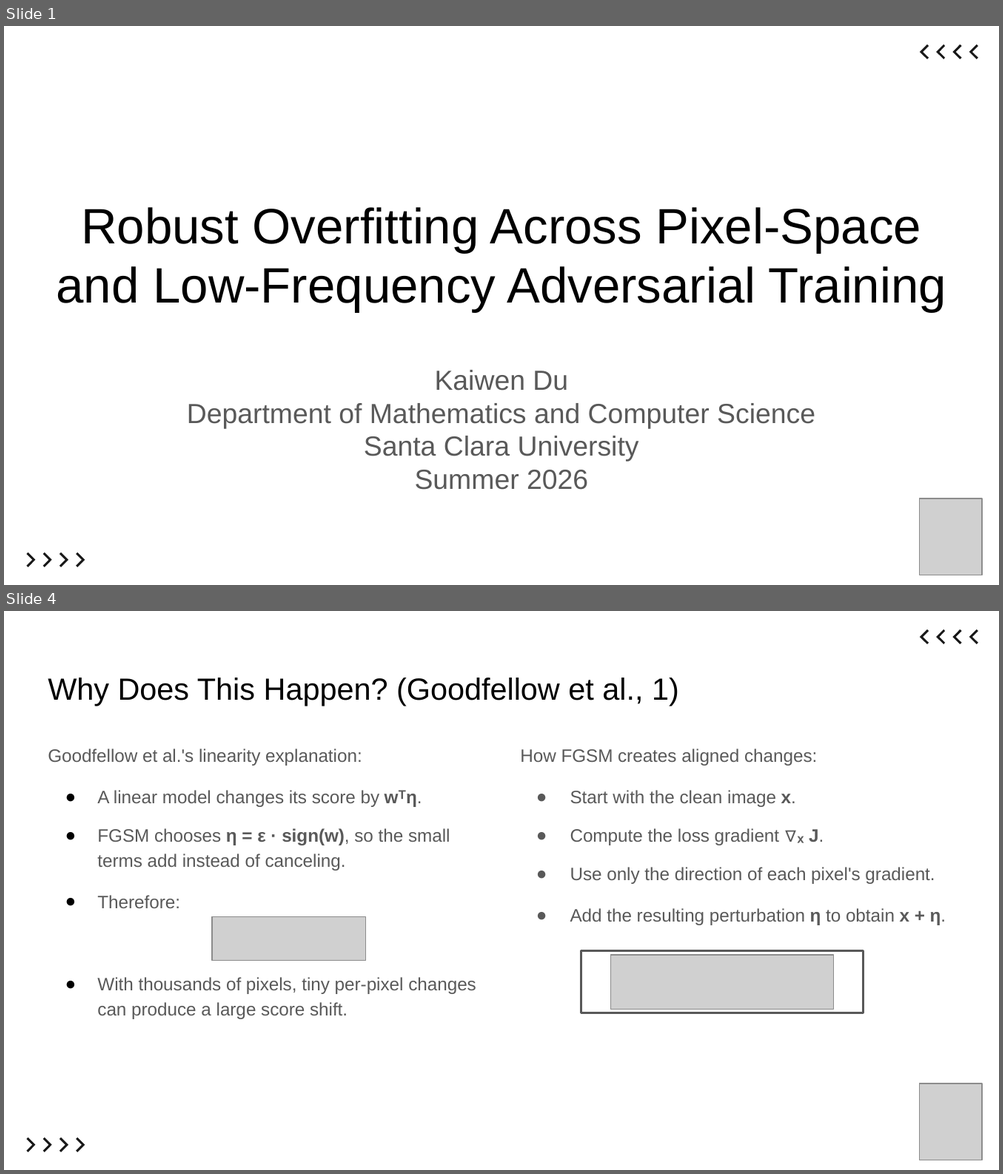
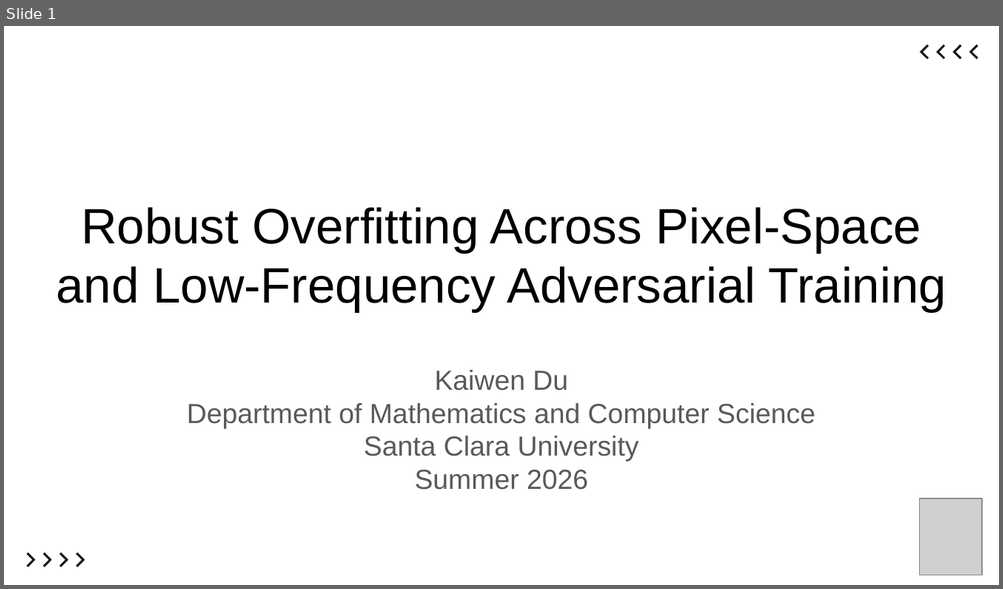
Before and after one commit to ItsKaiwenDu/Robust-Overfitting, a slide deck: report/slides.pptx. Shown one above the other, each under a label of ours: slides 1 and 4 before the commit, slide 1 after it; the slides between them are not shown. The pictures are 1003x1174 and 1003x589 pixels, drawn with LibreOffice and Linux fonts; fonts in the diff are those of the drawing; grey boxes stand for pictures. Boxes give left, top, right and bottom in pixels: in the first picture for what was removed or moved away, otherwise in the second. Text is boxed around its words. In the diff, an @@ line names an element or a change of style, - is before the commit and + after.

```diff
--- a/report/slides.pptx
+++ b/report/slides.pptx
@@ slide 4 removed at (4, 611, 999, 1170), background #FFFFFF @@
@@ group removed at (919, 629, 978, 644): 4 freeform shapes @@
@@ title removed at (48, 678, 679, 706) @@
-Why Does This Happen? (Goodfellow et al., 1)
@@ text removed at (48, 749, 476, 1019) @@
-Goodfellow et al.'s linearity explanation:
-● A linear model changes its score by wᵀη.
-● FGSM chooses η = ε · sign(w), so the small terms add instead of canceling.
-● Therefore:
-● With thousands of pixels, tiny per-pixel changes can produce a large score shift.
@@ text removed at (520, 749, 946, 925) @@
-How FGSM creates aligned changes:
-● Start with the clean image x.
-● Compute the loss gradient ∇ₓ J.
-● Use only the direction of each pixel's gradient.
-● Add the resulting perturbation η to obtain x + η.
@@ picture removed at (212, 917, 366, 961) @@
@@ rectangle removed at (581, 951, 863, 1014) @@
@@ picture removed at (611, 955, 834, 1010) @@
@@ picture removed at (919, 1083, 982, 1160) @@
@@ group removed at (27, 1138, 85, 1153): 4 freeform shapes @@
```
Also in this commit, not shown: 6 slides changed, 7 slides added, 8 other slides removed.
